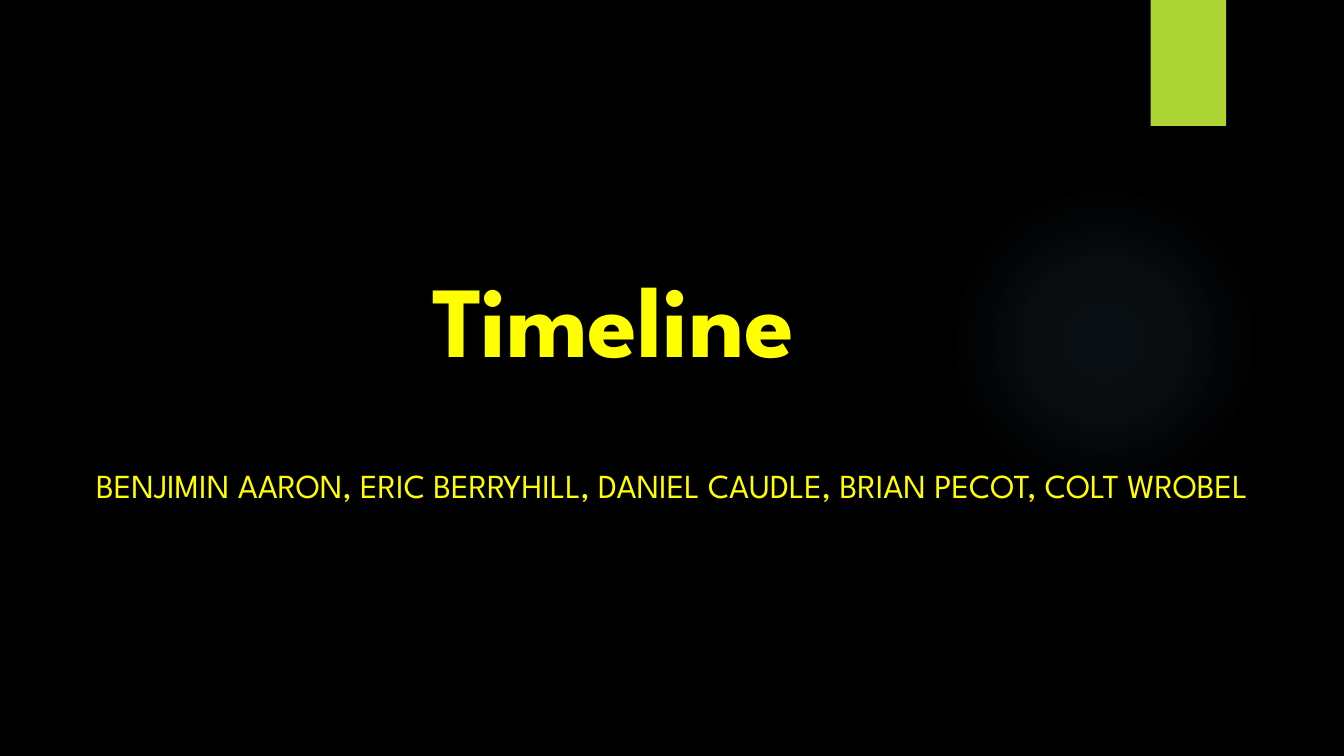
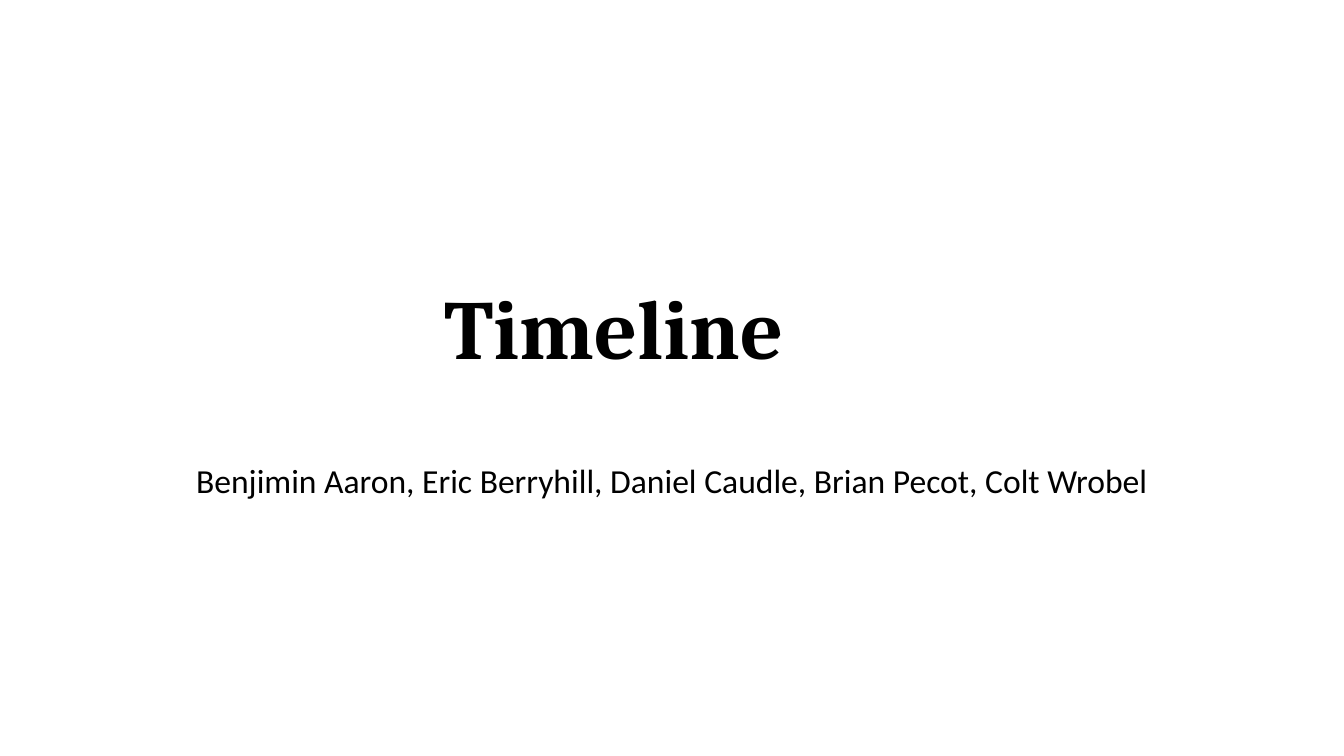
Before and after one commit to cewrobel/Colt_Timeline, a slide deck: slide 1 of presentation/Timeline_Design.pptx. Drawn at 1344x756 pixels with LibreOffice and Linux fonts; fonts in the diff are those of the drawing; background and template pictures are left out. Boxes give left, top, right and bottom in pixels: in the first picture for what was removed or moved away, otherwise in the second. Text is boxed around its words. In the diff, an @@ line names an element or a change of style, - is before the commit and + after.

Commit message:
format change to design ppt

```diff
--- a/presentation/Timeline_Design.pptx
+++ b/presentation/Timeline_Design.pptx
@@ background picture (left out) to #FFFFFF @@
@@ rectangle removed at box(1150, 0, 1226, 126) @@
@@ title "Timeline" at box(444, 300, 783, 360): size 72 to 60 pt, font League Spartan to Cambria, text colour #FFFF00 to #000000; line spacing 1 to 0.9 @@
@@ ellipse removed at box(949, 185, 1259, 495) @@
@@ subtitle at box(196, 469, 1147, 499): text changed; font League Spartan to Calibri; text colour #FFFF00 to #000000 @@
-BENJIMIN AARON, ERIC BERRYHILL, DANIEL CAUDLE, BRIAN PECOT, COLT WROBEL
+Benjimin Aaron, Eric Berryhill, Daniel Caudle, Brian Pecot, Colt Wrobel
```
Also in this commit, not shown: 6 other slides changed.
